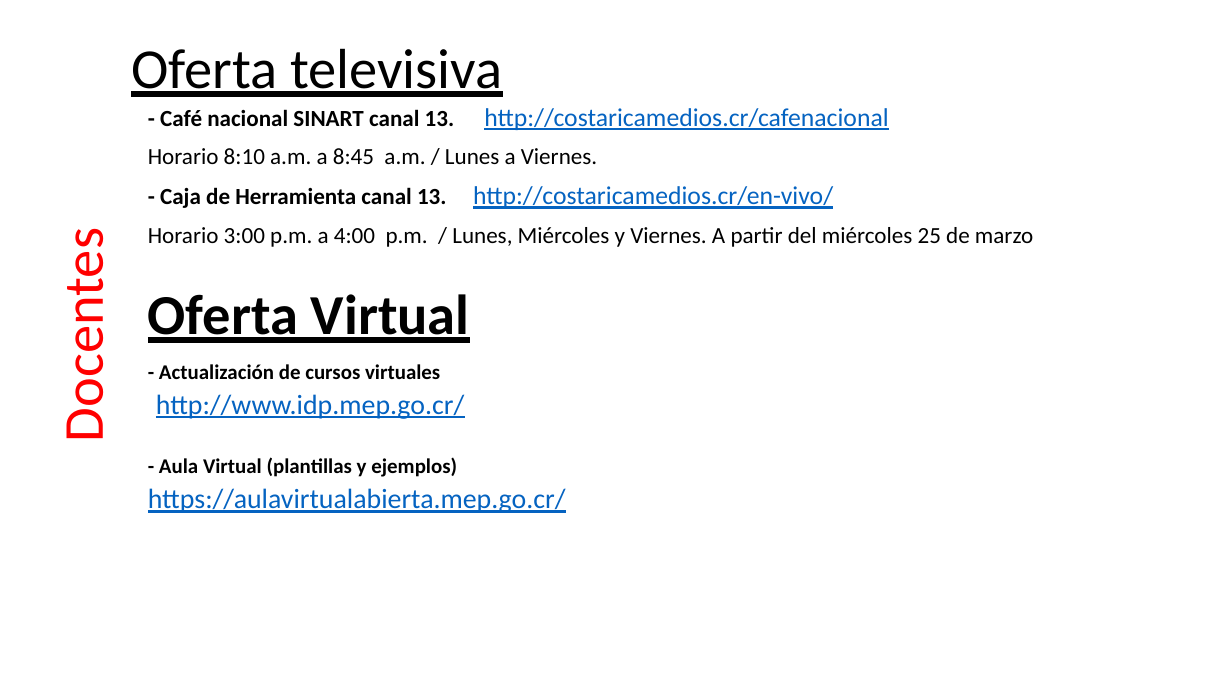
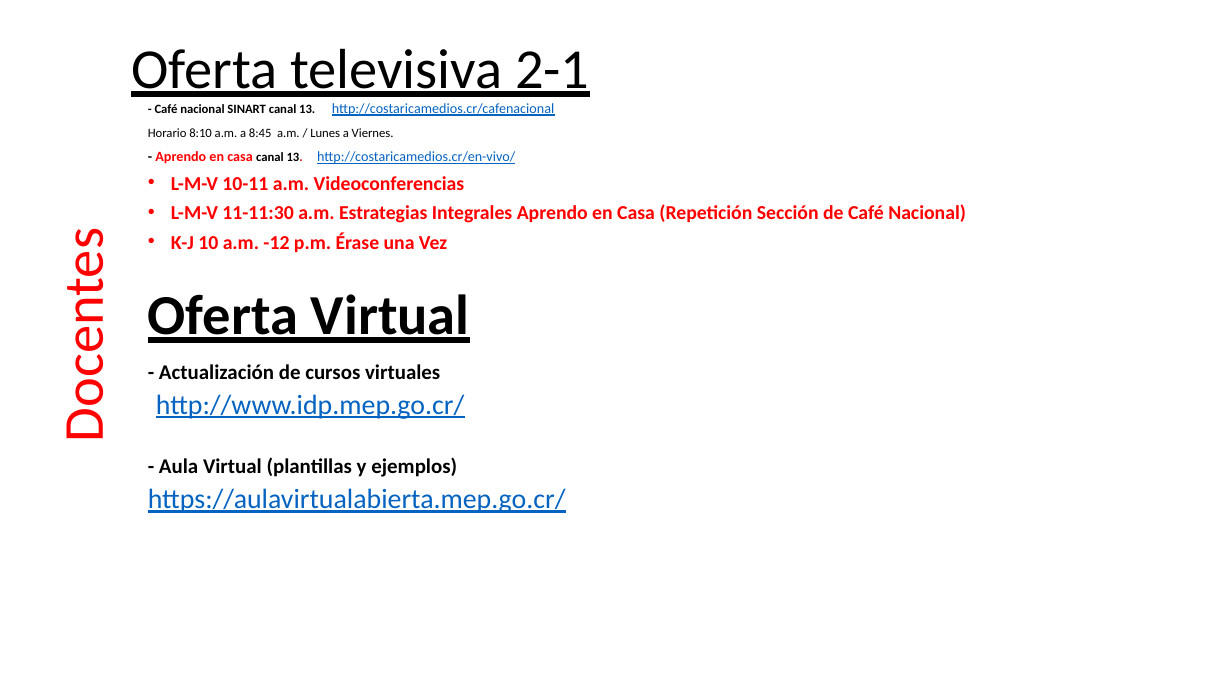
Before and after one commit to producciongespro/Aprendo-en-casa, a slide deck: slide 2 of documentacion/Insumos.pptx. Drawn at 1232x693 pixels with LibreOffice and Linux fonts; fonts in the diff are those of the drawing. Boxes give left, top, right and bottom in pixels: in the first picture for what was removed or moved away, otherwise in the second. Text is boxed around its words. In the diff, an @@ line names an element or a change of style, - is before the commit and + after.

```diff
--- a/documentacion/Insumos.pptx
+++ b/documentacion/Insumos.pptx
@@ text at box(131, 48, 589, 97): text changed @@
-Oferta televisiva
+Oferta televisiva 2-1
@@ text at box(148, 103, 555, 137): size 18 to 9.9 pt in "- Café nacional SINART canal 13.", "Horario 8:10 a.m. a 8:45 a.m. / ..."; size 20 to 11 pt in "http://costaricamedios.cr/cafenacional"; line spacing 0.9 to 0.7 @@
@@ text at box(155, 151, 966, 252): text changed; size 18 to 15.4 pt; text colour #000000 to #FF0000; bold on @@
-- Caja de Herramienta canal 13. http://costaricamedios.cr/en-vivo/
-Horario 3:00 p.m. a 4:00 p.m. / Lunes, Miércoles y Viernes. A partir del miércoles 25 de marzo
+- Aprendo en casa canal 13. http://costaricamedios.cr/en-vivo/
+• L-M-V 10-11 a.m. Videoconferencias
+• L-M-V 11-11:30 a.m. Estrategias Integrales Aprendo en Casa (Repetición Sección de Café Nacional)
+• K-J 10 a.m. -12 p.m. Érase una Vez
```
Also in this commit, not shown: 2 other slides changed.
